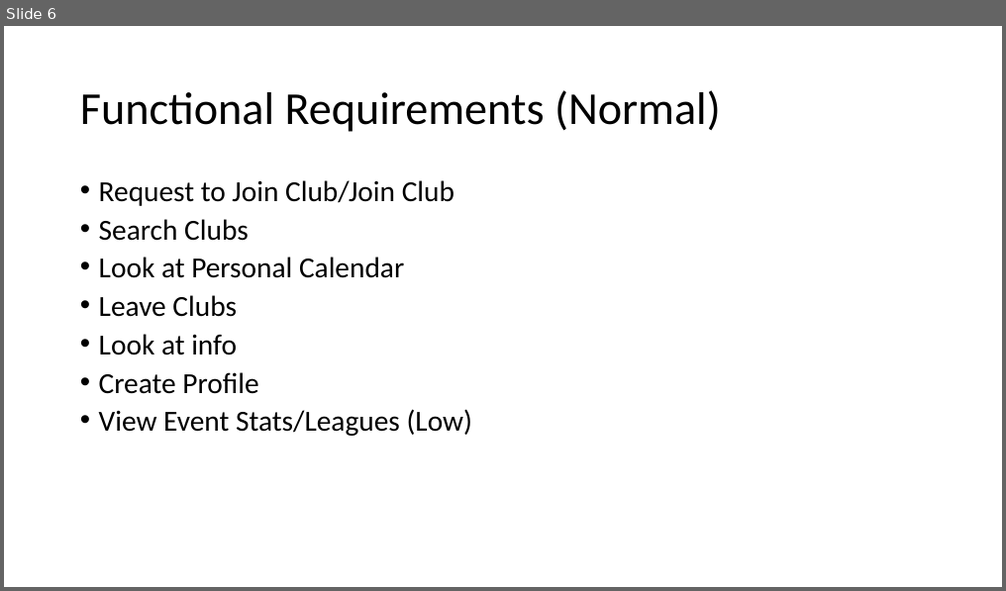
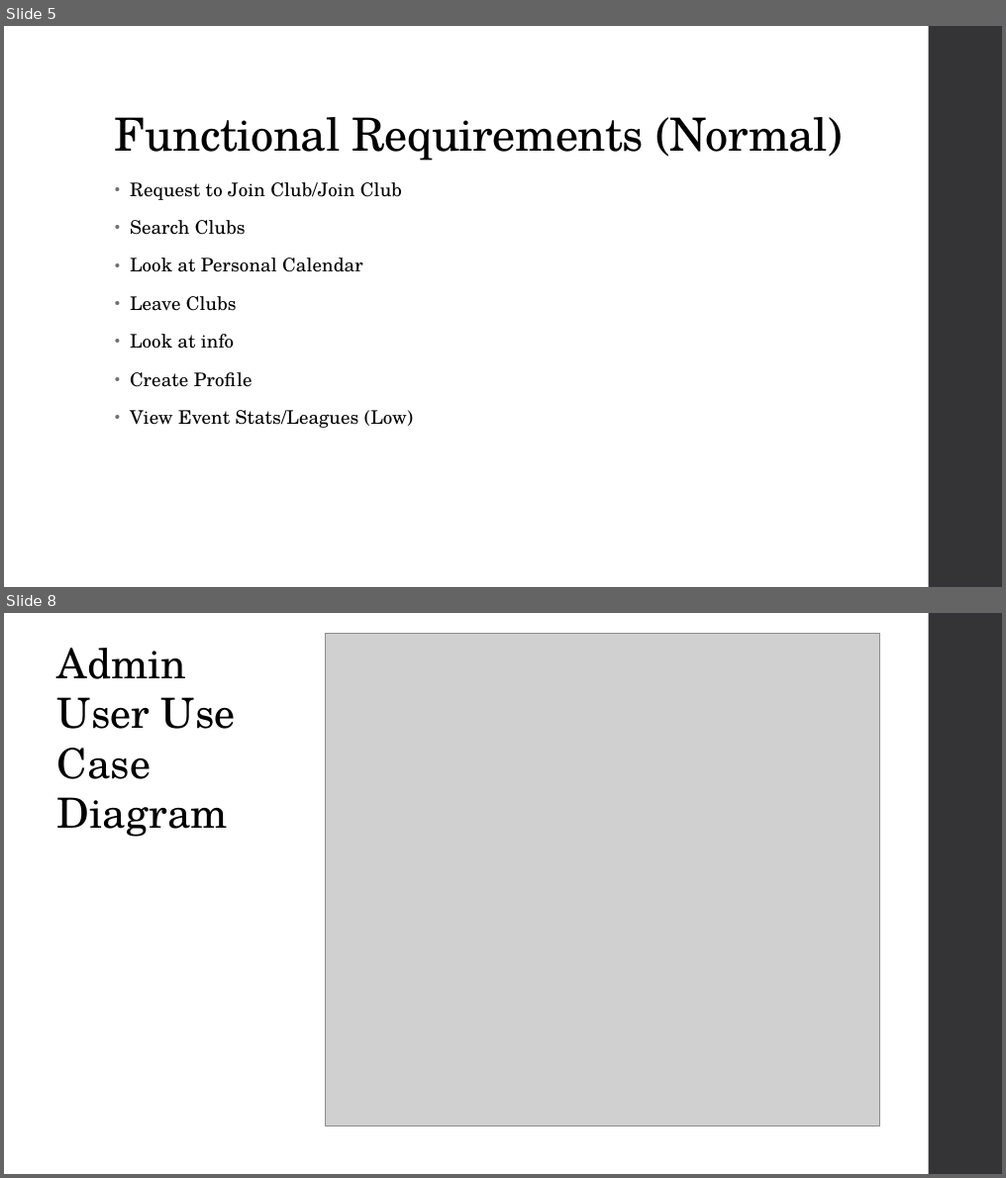
Before and after one commit to amgabriel45/CS495ClubStuff, a slide deck: Crimson Clubs (Requirements).pptx. Shown one above the other, each under a label of ours: slide 6 before the commit, slides 5 and 8 after it; the slides between them are not shown. The pictures are 1006x591 and 1006x1178 pixels, drawn with LibreOffice and Linux fonts; fonts in the diff are those of the drawing; grey boxes stand for pictures. Boxes give left, top, right and bottom in pixels: in the first picture for what was removed or moved away, otherwise in the second. Text is boxed around its words. In the diff, an @@ line names an element or a change of style, - is before the commit and + after.

Commit message:
Updates to the Requirements Presentation

```diff
--- a/Crimson Clubs (Requirements).pptx
+++ b/Crimson Clubs (Requirements).pptx
@@ slide 8 added at <box>4,613,1002,1174</box>, background #FFFFFF; not listed: 1 template element that a slide beside it also shows @@
@@ picture added at <box>325,633,879,1127</box> @@
@@ text added at <box>57,648,236,837</box>, 40 pt, text #000000 @@
+Admin User Use Case Diagram
@@ what was slide 6 is now slide 5 @@
@@ slide 5 changed as well @@
@@ rectangle added at <box>929,26,1002,587</box>, fill #353537 @@
@@ title "Functional Requirements (Normal)": place and size @@
-title "Functional Requirements (Normal)" at <box>80,90,721,132</box>
+title "Functional Requirements (Normal)" at <box>115,117,843,161</box>
@@ title "Functional Requirements (Normal)" at <box>115,117,843,161</box>: font Calibri to TeX Gyre Schola, letter spacing 0 to -0.5 pt; vertical alignment middle to bottom @@
@@ text "Request to Join Club/Join Club": place and size @@
-text "Request to Join Club/Join Club" at <box>99,180,473,436</box>
+text "Request to Join Club/Join Club" at <box>130,182,413,428</box>
@@ text "Request to Join Club/Join Club" at <box>130,182,413,428</box>: size 28 to 18 pt, font Calibri to TeX Gyre Schola, letter spacing 0 to 0.1 pt; indent changed; line spacing 0.8 to 0.95; more space between paragraphs @@
```
Also in this commit, not shown: 7 other slides changed, 4 other slides added, 6 slides removed.
